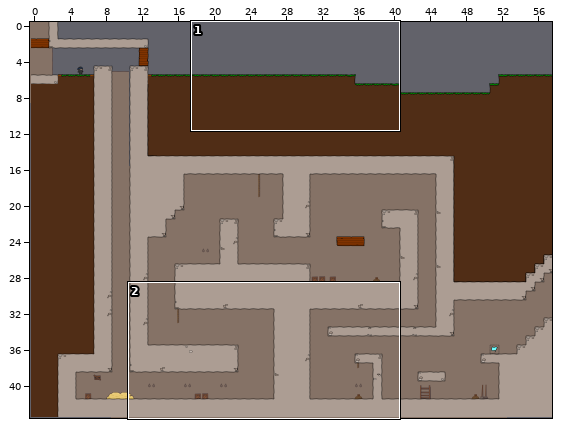
A Tiled map gets an edit: raw/levelconverter/maps/l04.tmx. Above: a wide view before the commit, with the close-up outlined.
Close-up. Earlier state:
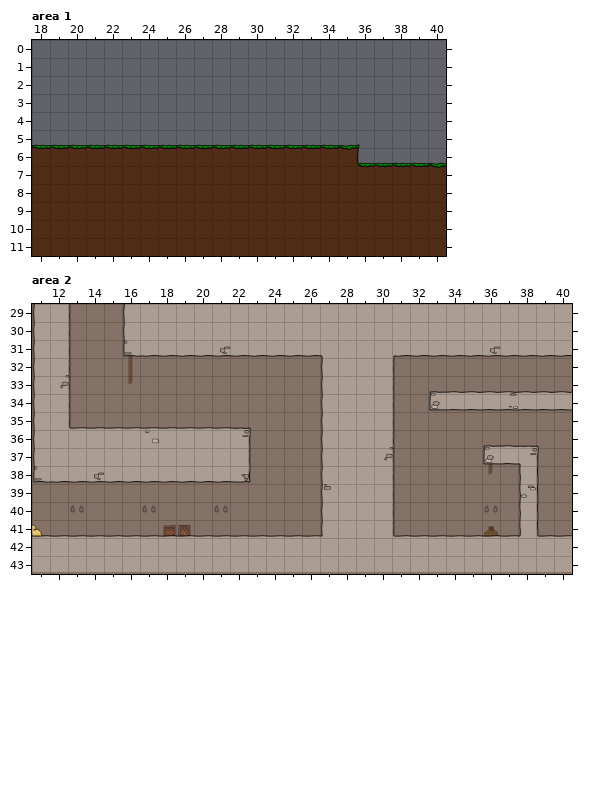
Cells are 40x40 px. Shown: area 1 x 18..40, y 0..11; area 2 x 11..40, y 29..43. The commit also changed other parts of the map, which this record leaves out.
The same view after the edit:
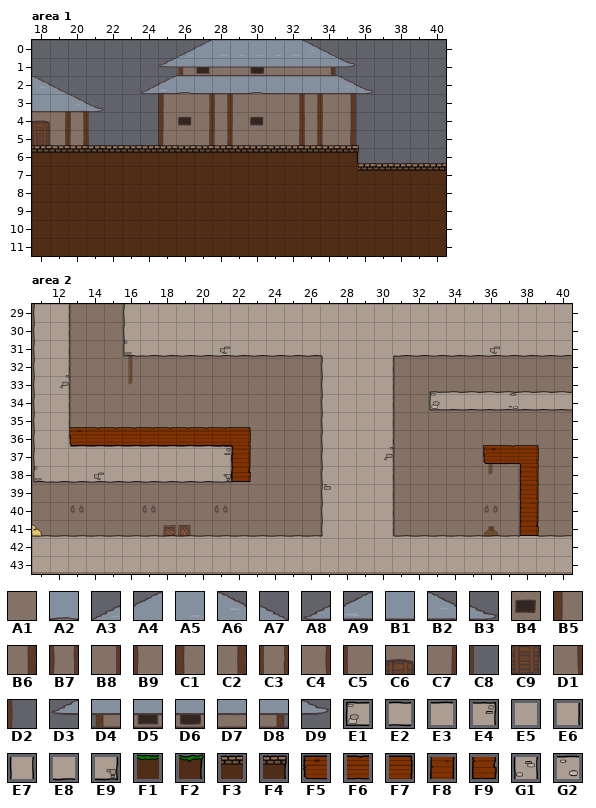
Key: from "background": A1 9, A2 47, A3 59, A4 60, A5 61, A6 62, A7 63, A8 67, A9 68, B1 69, B2 70, B3 71, B4 74, B5 83, B6 84, B7 85, B8 86, B9 87, C1 91, C2 92, C3 93, C4 94, C5 95, C6 100, C7 101, C8 102, C9 108, D1 109, D2 110, D3 120, D4 121, D5 122, D6 123, D7 124, D8 125, D9 126; from "world1": E1 24, E2 25, E3 33, E4 34, E5 41, E6 42, E7 43, E8 49, E9 50, F1 65, F2 66, F3 69, F4 70, F5 88, F6 89, F7 98, F8 107, F9 115, G1 119, G2 125.
__ is an empty cell, .. an unchanged one.
Edits made:
--- layer "bg", area 1
@@ x 18..36 @@
- 0 .. .. .. .. .. .. .. .. __ __ __ __ __ __ __ __ __ .. ..
- 1 .. .. .. .. .. .. .. __ __ __ __ __ __ __ __ __ __ __ ..
- 2 __ __ .. .. .. .. __ __ __ __ __ __ __ __ __ __ __ __ __
- 3 __ __ __ __ .. .. .. __ __ __ __ __ __ __ __ __ __ __ ..
- 4 __ __ __ __ .. .. .. __ __ __ __ __ __ __ __ __ __ __ ..
- 5 __ __ __ __ .. .. .. __ __ __ __ __ __ __ __ __ __ __ ..
+ 0 .. .. .. .. .. .. .. .. A3 A4 A5 A5 A5 A5 A5 A6 A7 .. ..
+ 1 .. .. .. .. .. .. .. D3 D4 D5 D7 D7 D6 D7 D7 D7 D8 D9 ..
+ 2 A6 A7 .. .. .. .. A8 A9 A2 B1 B1 B1 A2 B1 B1 B1 B1 B2 B3
+ 3 B1 B1 B2 B3 .. .. .. B5 A1 B8 B7 B9 A1 A1 B8 C3 B9 B6 ..
+ 4 C6 C7 B7 C8 .. .. .. B5 B4 B8 B7 B9 B4 A1 B8 B7 B9 B6 ..
+ 5 C9 D1 C3 D2 .. .. .. C1 A1 C4 C3 C5 A1 A1 C4 B7 C5 C2 ..
--- layer "walls", area 1
@@ x 18..40 @@
- 6 F1 F1 F1 F1 F1 F1 F1 F1 F1 F1 F1 F1 F1 F1 F1 F1 F1 F2 .. .. .. .. ..
- 7 .. .. .. .. .. .. .. .. .. .. .. .. .. .. .. .. .. .. F1 F1 F1 F1 F2
+ 6 F3 F3 F3 F3 F3 F3 F3 F3 F3 F3 F3 F3 F3 F3 F3 F3 F3 F4 .. .. .. .. ..
+ 7 .. .. .. .. .. .. .. .. .. .. .. .. .. .. .. .. .. .. F3 F3 F3 F3 F4
--- layer "walls", area 2
@@ x 13..38 @@
-36 E3 E3 E3 E3 G2 E3 E3 E3 E3 E4 .. .. .. .. .. .. .. .. .. .. .. .. .. .. .. ..
-37 E5 E5 E5 E5 E5 E5 E5 E5 E5 E6 .. .. .. .. .. .. .. .. .. .. .. .. .. E1 E2 E4
-38 .. .. .. .. .. .. .. .. E8 E9 .. .. .. .. .. .. .. .. .. .. .. .. .. .. .. E7
-39 .. .. .. .. .. .. .. .. .. .. .. .. .. .. .. .. .. .. .. .. .. .. .. .. .. G1
-40 .. .. .. .. .. .. .. .. .. .. .. .. .. .. .. .. .. .. .. .. .. .. .. .. .. E7
-41 .. .. .. .. .. .. .. .. .. .. .. .. .. .. .. .. .. .. .. .. .. .. .. .. .. E7
+36 F5 F6 F6 F6 F6 F6 F6 F6 F6 F7 .. .. .. .. .. .. .. .. .. .. .. .. .. .. .. ..
+37 E3 E3 E3 E3 E3 E3 E3 E3 E4 F8 .. .. .. .. .. .. .. .. .. .. .. .. .. F5 F6 F7
+38 .. .. .. .. .. .. .. .. E9 F9 .. .. .. .. .. .. .. .. .. .. .. .. .. .. .. F8
+39 .. .. .. .. .. .. .. .. .. .. .. .. .. .. .. .. .. .. .. .. .. .. .. .. .. F8
+40 .. .. .. .. .. .. .. .. .. .. .. .. .. .. .. .. .. .. .. .. .. .. .. .. .. F8
+41 .. .. .. .. .. .. .. .. .. .. .. .. .. .. .. .. .. .. .. .. .. .. .. .. .. F9
Changed places in both close-ups, as pixel boxes (x1, y1, x2, y2):
changed: (32, 40, 446, 171)
changed: (69, 427, 251, 483)
changed: (483, 445, 539, 536)
